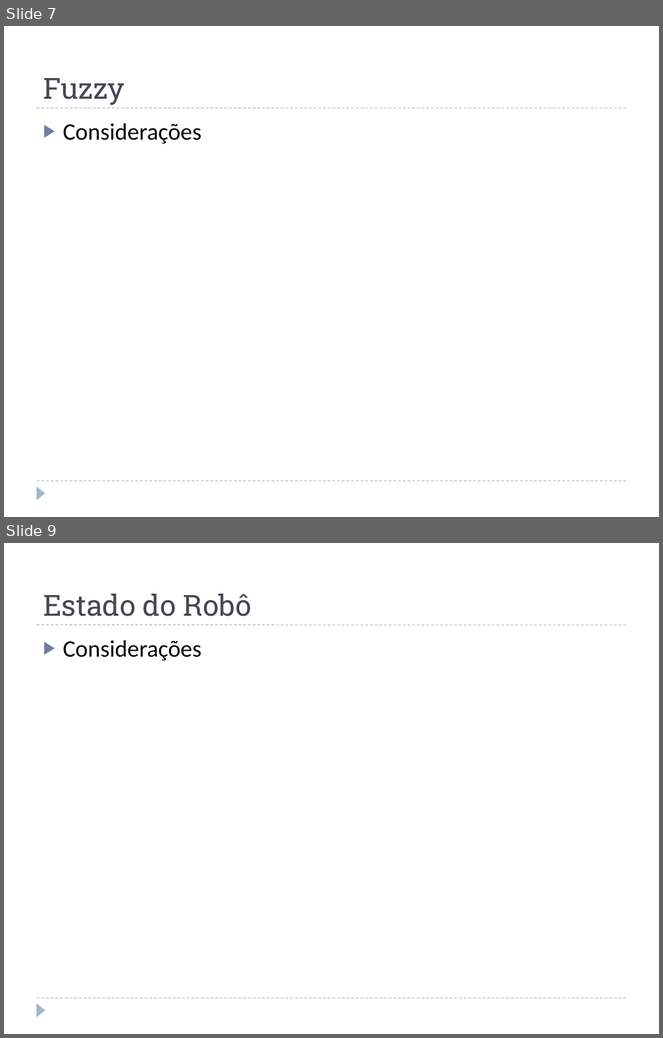
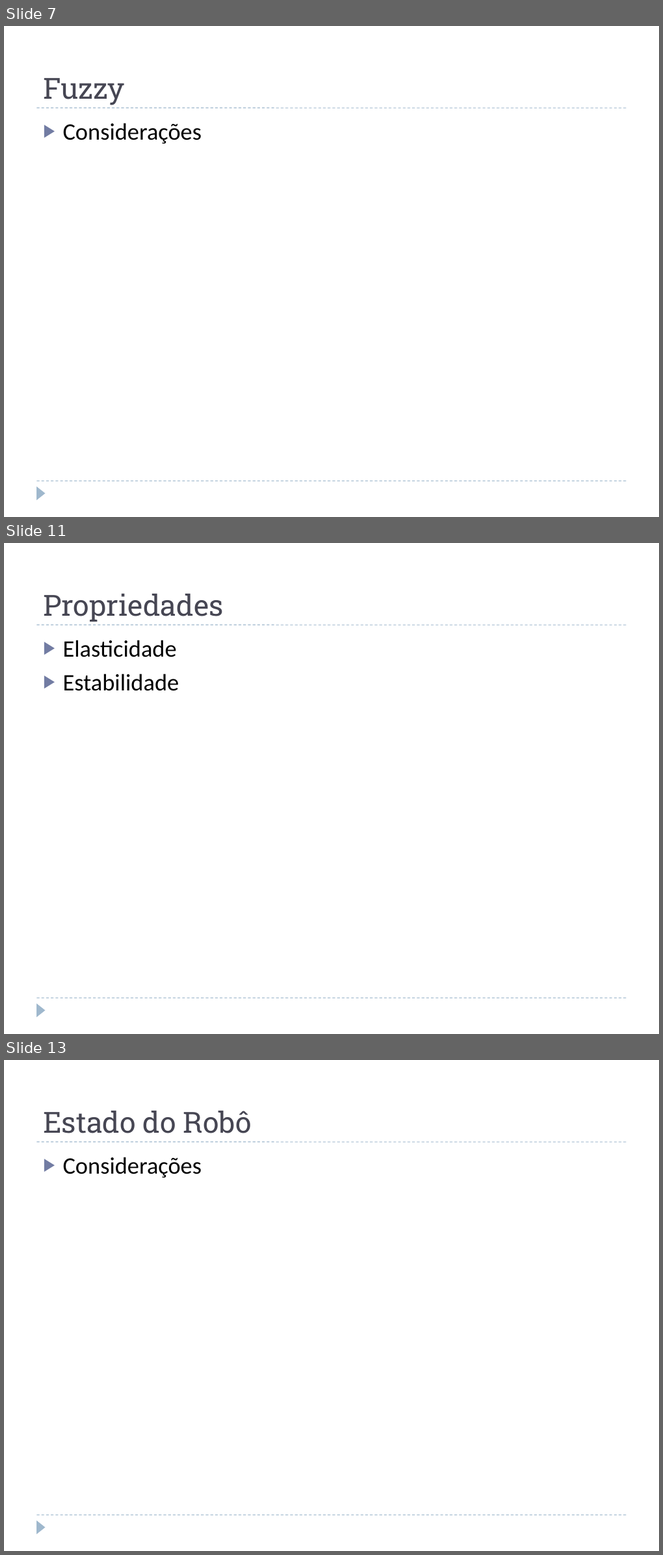
Before and after one commit to jcnborges/TCC, a slide deck: qualificacao.pptx. Shown one above the other, each under a label of ours: slides 7 and 9 before the commit, slides 7, 11 and 13 after it; the slides between them are not shown. The pictures are 663x1038 and 663x1555 pixels, drawn with LibreOffice and Linux fonts; fonts in the diff are those of the drawing. Boxes give left, top, right and bottom in pixels: in the first picture for what was removed or moved away, otherwise in the second. Text is boxed around its words. In the diff, an @@ line names an element or a change of style, - is before the commit and + after.

```diff
--- a/qualificacao.pptx
+++ b/qualificacao.pptx
@@ slide 11 added at [4, 543, 659, 1034], background #FFFFFF; not listed: 3 template elements that a slide beside it also shows @@
@@ title added at [43, 594, 224, 622], 32 pt, text #464653 @@
+Propriedades
@@ text added at [63, 640, 180, 691], 26 pt, text #000000 @@
+▶ Elasticidade
+▶ Estabilidade
@@ what was slide 9 is now slide 13 @@
```
Also in this commit, not shown: 1 slide changed, 3 other slides added.
